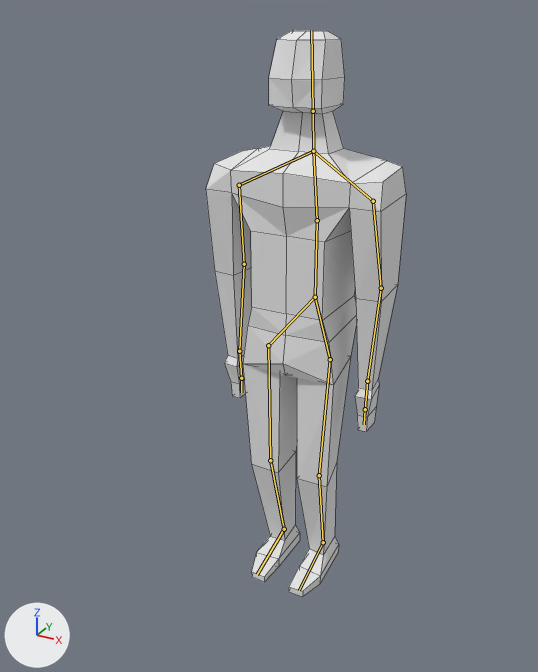
What one commit did to the Blender file Games/Assets/Superhero/SuperheroRigged.blend.
Both versions are drawn from a 50 mm camera at (8.01, -16.46, 15.44) aimed at (-0.4, -1.16, 7.8). Arrows for +X, +Y and +Z are at lower left; the lights stay in place. The bones that bend it are drawn over the model as lines. Mesh edges are drawn as thin lines.

Names of what the first picture shows: 'Superhero'.
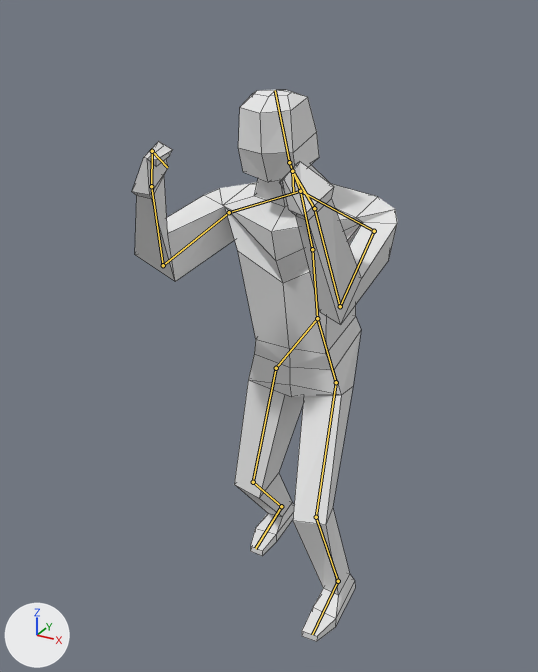
The newer file adds an action. The first version stands in its rest pose; the second is drawn at frame 5 of the action 'FightStanceDefault'.

Boxes (x1, y1, x2, y2) around the edits, measured in the pictures (538 x 672 px):
'Superhero', posed (32% wider): before (206, 30, 406, 597); after (132, 90, 397, 642)
bone 'Stomach', root to tip: before (315, 297) to (317, 220); after (317, 318) to (312, 249)
bone 'Chest', root to tip: before (317, 220) to (313, 151); after (312, 249) to (300, 191)
bone 'Neck', root to tip: before (313, 151) to (313, 111); after (300, 191) to (289, 162)
bone 'Head', root to tip: before (313, 111) to (311, 30); after (289, 162) to (275, 90)
bone 'Shoulder.L', root to tip: before (313, 151) to (373, 201); after (300, 191) to (374, 231)
bone 'Shoulder.R', root to tip: before (313, 151) to (239, 185); after (300, 191) to (229, 212)
bone 'Fingers.R', root to tip: before (365, 409) to (364, 424); after (292, 171) to (293, 192)
bone 'Fingers.L', root to tip: before (241, 378) to (241, 392); after (152, 151) to (167, 167)

The change, as a diff of the scene's bpy script:
```diff
--- a/Games/Assets/Superhero/SuperheroRigged.blend.py
+++ b/Games/Assets/Superhero/SuperheroRigged.blend.py
@@ bone_stomach @@
 bone_stomach = bpy.data.objects['Armature'].pose.bones['Stomach']
-bone_stomach.location = (0.0, 0.0, 0.0)
-bone_stomach.rotation_quaternion = (1.0, 0.0, 0.0, 0.0)  # degrees (0, 0, 0)
+bone_stomach.location = (-0.08, -0.62, 0.02)
+bone_stomach.rotation_quaternion = (0.996, -0.092, 0.0, 0.011)  # degrees (-11, 0, 1)
@@ bone_chest @@
 bone_chest = bpy.data.objects['Armature'].pose.bones['Chest']  # child of 'Stomach'
-bone_chest.rotation_quaternion = (1.0, 0.0, 0.0, 0.0)  # degrees (0, 0, 0)
+bone_chest.rotation_quaternion = (0.999, -0.04, 0.0, 0.0)  # degrees (-5, 0, 0)
@@ bone_neck @@
 bone_neck = bpy.data.objects['Armature'].pose.bones['Neck']  # child of 'Chest'
-bone_neck.rotation_quaternion = (1.0, 0.0, 0.0, 0.0)  # degrees (0, 0, 0)
+bone_neck.rotation_quaternion = (0.989, -0.147, 0.0, 0.0)  # degrees (-17, 0, 0)
@@ bone_head @@
 bone_head = bpy.data.objects['Armature'].pose.bones['Head']  # child of 'Neck'
-bone_head.rotation_quaternion = (1.0, 0.0, 0.0, 0.0)  # degrees (0, 0, 0)
+bone_head.rotation_quaternion = (0.992, 0.125, 0.0, 0.0)  # degrees (14, 0, 0)
@@ bone_shoulder_l @@
 bone_shoulder_l = bpy.data.objects['Armature'].pose.bones['Shoulder.L']  # child of 'Chest'
-bone_shoulder_l.rotation_quaternion = (1.0, 0.0, 0.0, 0.0)  # degrees (0, 0, 0)
+bone_shoulder_l.rotation_quaternion = (0.995, 0.077, -0.03, 0.056)  # degrees (9, -4, 6)
@@ bone_shoulder_r @@
 bone_shoulder_r = bpy.data.objects['Armature'].pose.bones['Shoulder.R']  # child of 'Chest'
-bone_shoulder_r.rotation_quaternion = (1.0, 0.0, 0.0, 0.0)  # degrees (0, 0, 0)
+bone_shoulder_r.rotation_quaternion = (0.996, 0.055, -0.011, -0.066)  # degrees (6, -1, -8)
@@ bone_leg_ik_l @@
 bone_leg_ik_l = bpy.data.objects['Armature'].pose.bones['Leg.IK.L']
-bone_leg_ik_l.location = (0.0, 0.0, 0.0)
+bone_leg_ik_l.location = (1.07, -1.3, -0.01)
@@ bone_arm_ik_l @@
 bone_arm_ik_l = bpy.data.objects['Armature'].pose.bones['Arm.IK.L']
-bone_arm_ik_l.location = (0.0, 0.0, 0.0)
-bone_arm_ik_l.rotation_quaternion = (1.0, 0.0, 0.0, 0.0)  # degrees (0, 0, 0)
+bone_arm_ik_l.location = (-0.01, -3.21, 5.44)
+bone_arm_ik_l.rotation_quaternion = (0.159, -0.968, 0.026, -0.192)  # degrees (-160, -21, -7)
@@ bone_fingers_r @@
 bone_fingers_r = bpy.data.objects['Armature'].pose.bones['Fingers.R']  # child of 'Hand.L'
-bone_fingers_r.rotation_quaternion = (1.0, 0.0, 0.0, 0.0)  # degrees (0, 0, 0)
+bone_fingers_r.rotation_quaternion = (0.255, -0.053, -0.002, 0.965)  # degrees (-2, 6, 150)
@@ bone_leg_ik_r @@
 bone_leg_ik_r = bpy.data.objects['Armature'].pose.bones['Leg.IK.R']
-bone_leg_ik_r.location = (0.0, 0.0, 0.0)
+bone_leg_ik_r.location = (-0.61, 0.98, 0.01)
@@ bone_arm_ik_r @@
 bone_arm_ik_r = bpy.data.objects['Armature'].pose.bones['Arm.IK.R']
-bone_arm_ik_r.location = (0.0, 0.0, 0.0)
-bone_arm_ik_r.rotation_quaternion = (1.0, 0.0, 0.0, 0.0)  # degrees (0, 0, 0)
+bone_arm_ik_r.location = (0.0, -3.3, 5.48)
+bone_arm_ik_r.rotation_quaternion = (0.11, -0.987, -0.027, 0.112)  # degrees (-167, 12, 5)
@@ bone_fingers_l @@
 bone_fingers_l = bpy.data.objects['Armature'].pose.bones['Fingers.L']  # child of 'Hand.R'
-bone_fingers_l.rotation_quaternion = (1.0, 0.0, 0.0, 0.0)  # degrees (0, 0, 0)
+bone_fingers_l.rotation_quaternion = (0.326, 0.017, 0.164, -0.931)  # degrees (-17, 8, -143)
```
